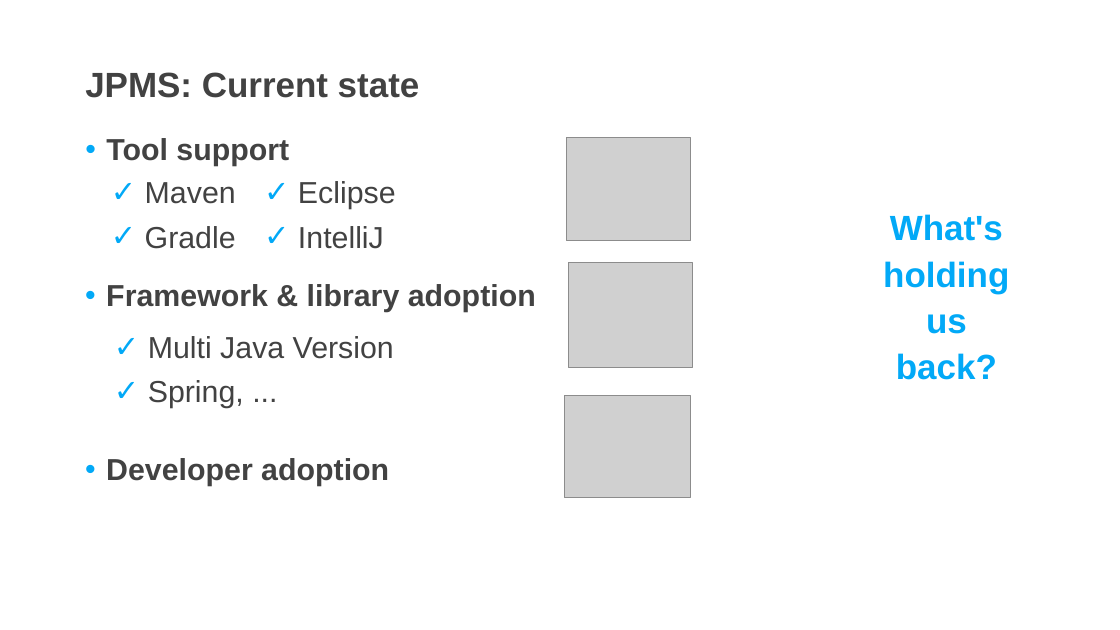
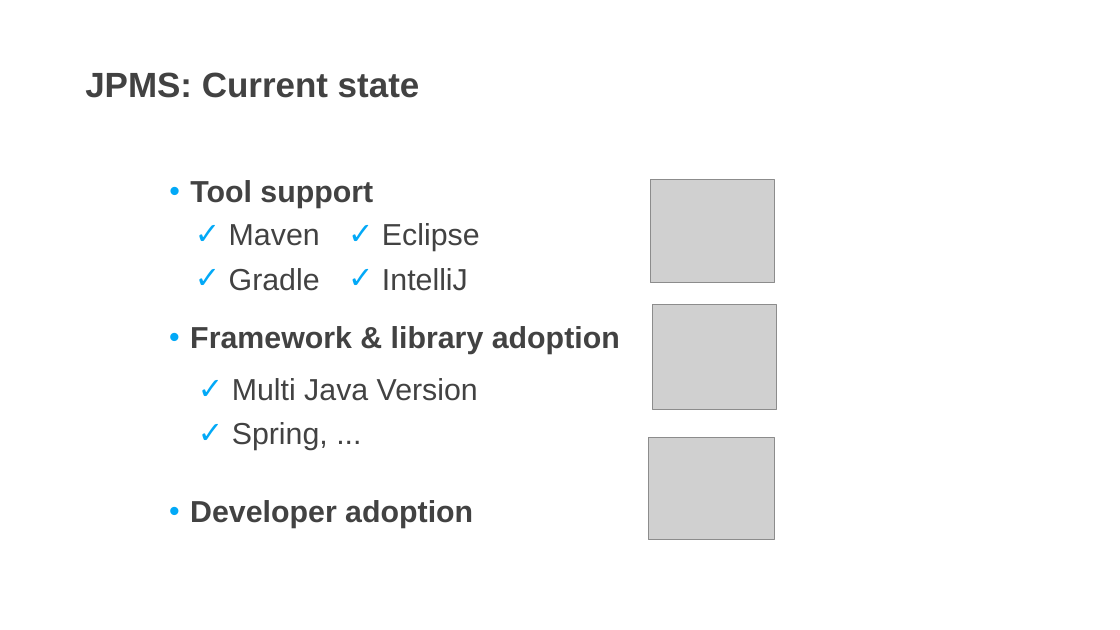
Before and after one commit to DevDay2019-AxonActive/DevDay2019---Advanced-Java, a slide deck: slide 4 of bin/presentations/JPMS.pptx. Drawn at 1120x630 pixels with LibreOffice and Linux fonts; fonts in the diff are those of the drawing; grey boxes stand for pictures; background and template pictures are left out. Boxes give left, top, right and bottom in pixels: in the first picture for what was removed or moved away, otherwise in the second. Text is boxed around its words. In the diff, an @@ line names an element or a change of style, - is before the commit and + after.

```diff
--- a/bin/presentations/JPMS.pptx
+++ b/bin/presentations/JPMS.pptx
@@ text removed at box(883, 214, 1009, 380) @@
-What's holding us back?
@@ 6 texts, 3 pictures: place and size @@
-6 texts, 3 pictures at box(106, 138, 692, 498)
+6 texts, 3 pictures at box(190, 180, 776, 540)
```
Also in this commit, not shown: 6 other slides changed, 1 other file.
